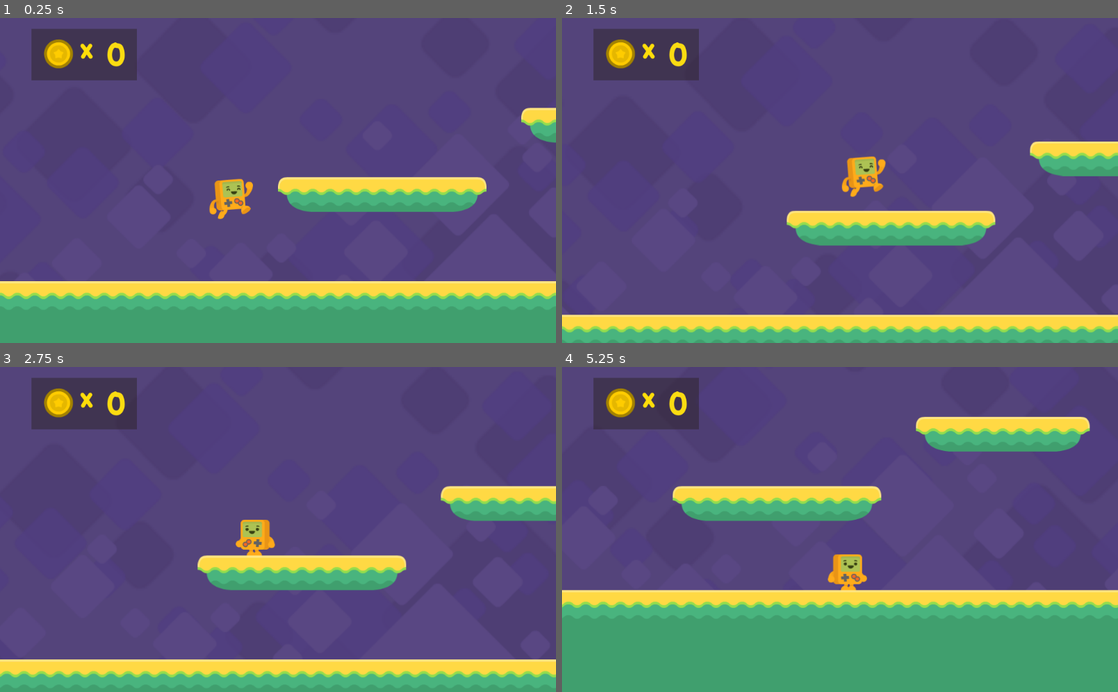
Above: before the commit, frames 1-4 (two rows, left to right).
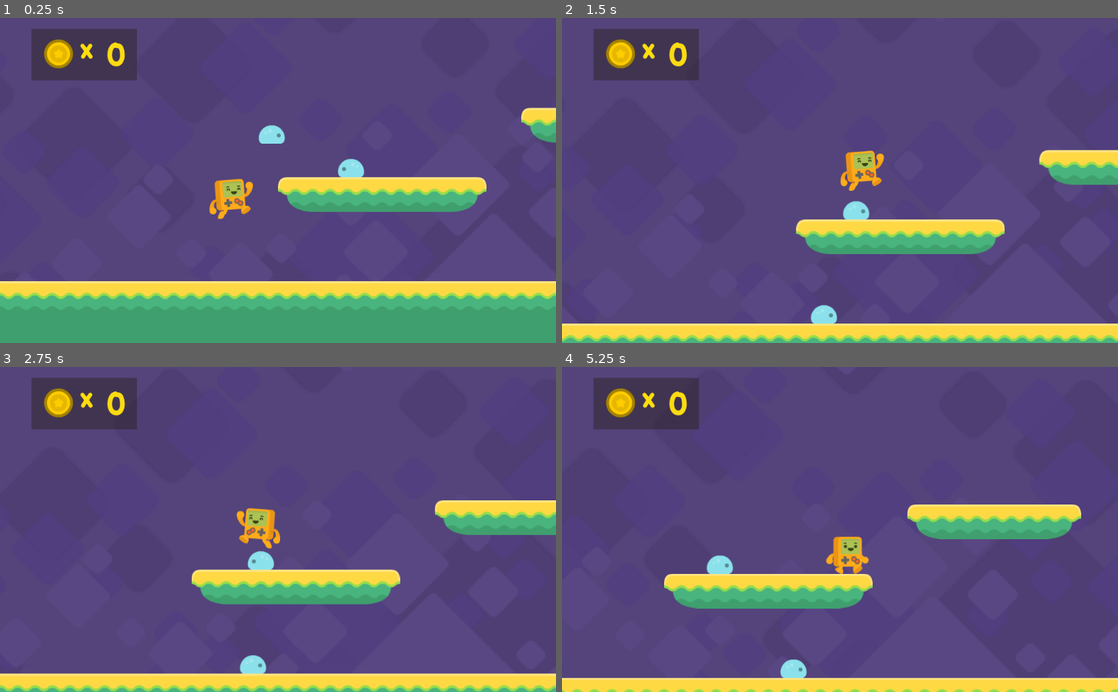
Above: after the commit, the same moments.

Repository: AshishThakur10/Farland
Game: Godot game, scene res://scenes/Levels/Level1.tscn
The game is run twice, just before and just after one commit, with the same random seed, the same clock (stepped at 60 frames per second) and the same inputs. The project has no main scene, so this scene is started directly.
Inputs:
- Up to frame 1 (0.25 s): no input
- Up to frame 2 (1.5 s): hold Right (ui_right) from 0.53 s (still down); tap Up (ui_up) at 0.77 s
- Up to frame 3 (2.75 s): tap Up (ui_up) at 1.52 s; release Right (ui_right) at 2.03 s; hold Left (ui_left) from 2.03 s (still down)
- Up to frame 4 (5.25 s): release Left (ui_left) at 2.78 s; hold Right (ui_right) 2.78-4.28 s; tap Up (ui_up) at 3.02, 3.77, 4.52 s; hold Left (ui_left) 4.28-5.03 s; hold Right (ui_right) from 5.03 s (still down)

The runs differ from the first frame. In frame 1, 0.5% of the frame differs, in the area x 46-66%, y 32-50%; in frame 2, 13%; in frame 3, 18%; in frame 4, 44%, in the area x 0-100%, y 15-100%.

Commit message:
ememy created
ememy created and add some function and othe update

Diff:
--- /dev/null
+++ b/scenes/Instance/enemy.tscn
@@ -0,0 +1,40 @@
+[gd_scene load_steps=7 format=2]
+
+[ext_resource path="res://Assest/enemies-sprites/slimeBlue_blue.png" type="Texture" id=1]
+[ext_resource path="res://Assest/enemies-sprites/slimeBlue.png" type="Texture" id=2]
+[ext_resource path="res://Assest/enemies-sprites/slimeBlue_squashed.png" type="Texture" id=3]
+[ext_resource path="res://scripts/Objects/enemy.gd" type="Script" id=4]
+
+[sub_resource type="SpriteFrames" id=1]
+animations = [ {
+"frames": [ ExtResource( 2 ), ExtResource( 1 ) ],
+"loop": true,
+"name": "crawl",
+"speed": 3.0
+}, {
+"frames": [ ExtResource( 3 ) ],
+"loop": true,
+"name": "squashed",
+"speed": 5.0
+} ]
+
+[sub_resource type="RectangleShape2D" id=2]
+extents = Vector2( 21, 11.759 )
+
+[node name="enemy" type="KinematicBody2D"]
+collision_layer = 16
+collision_mask = 39
+script = ExtResource( 4 )
+
+[node name="AnimatedSprite" type="AnimatedSprite" parent="."]
+frames = SubResource( 1 )
+animation = "crawl"
+
+[node name="CollisionShape2D" type="CollisionShape2D" parent="."]
+position = Vector2( 0, 5.102 )
+shape = SubResource( 2 )
+
+[node name="floor-checker" type="RayCast2D" parent="."]
+enabled = true
+cast_to = Vector2( 0, 20 )
+collision_mask = 2
--- a/scenes/Levels/Level1.tscn
+++ b/scenes/Levels/Level1.tscn
@@ -17,6 +17,7 @@
 [ext_resource path="res://Assest/fonts/BalsamiqSans-Bold.ttf" type="DynamicFontData" id=15]
 [ext_resource path="res://Assest/HUD/coin_gold.png" type="Texture" id=16]
 [ext_resource path="res://scripts/Objects/HUD.gd" type="Script" id=17]
+[ext_resource path="res://scenes/Instance/enemy.tscn" type="PackedScene" id=18]
 
 [sub_resource type="TileSet" id=1]
 0/name = "tileYellow_04.png 0"
@@ -144,6 +145,8 @@
 tile_data = PoolIntArray( 196623, 5, 0, 196624, 2, 0, 196625, 2, 0, 196626, 2, 0, 196627, 6, 0, 327688, 5, 0, 327689, 2, 0, 327690, 2, 0, 327691, 2, 0, 327692, 2, 0, 327693, 6, 0 )
 
 [node name="StaticBody2D" type="StaticBody2D" parent="OneWay"]
+collision_layer = 2
+collision_mask = 59
 
 [node name="CollisionShape2D" type="CollisionShape2D" parent="OneWay/StaticBody2D"]
 visible = false
@@ -264,6 +267,15 @@
 __meta__ = {
 "_edit_use_anchors_": false
 }
+
+[node name="enemies" type="Node2D" parent="."]
+
+[node name="enemy" parent="enemies" instance=ExtResource( 18 )]
+position = Vector2( 488, 201 )
+
+[node name="enemy2" parent="enemies" instance=ExtResource( 18 )]
+position = Vector2( 659, 292 )
+direction = -1
 [connection signal="coin_collected" from="Coins/coin" to="HUD" method="_on_coin_collected"]
 [connection signal="coin_collected" from="Coins/coin2" to="HUD" method="_on_coin_collected"]
 [connection signal="body_entered" from="fallzone" to="player" method="_on_fallzone_body_entered"]
--- /dev/null
+++ b/scripts/Objects/enemy.gd
@@ -0,0 +1,23 @@
+extends KinematicBody2D
+var velocity = Vector2()
+export var direction = 1
+export var detects_cliffs = true
+
+func _ready() -> void:
+	if direction == 1 :
+		$AnimatedSprite.flip_h = true
+	$"floor-checker".position.x = $CollisionShape2D.shape.get_extents().x * direction
+	$"floor-checker".enabled = detects_cliffs
+	pass
+
+func _physics_process(delta: float) -> void:
+	if is_on_wall() or not $"floor-checker".is_colliding() and detects_cliffs and is_on_floor():
+		direction = direction * -1
+		$AnimatedSprite.flip_h = not $AnimatedSprite.flip_h
+		$"floor-checker".position.x = $CollisionShape2D.shape.get_extents().x * direction
+
+	velocity.y += 20
+	velocity.x = 50 * direction
+
+	velocity = move_and_slide(velocity,Vector2.UP)
+	pass
Binary file added: Assest/enemies-sprites/slimeBlue.png
Not shown, added: Assest/enemies-sprites/slimeBlue.png.import
Binary file added: Assest/enemies-sprites/slimeBlue_blue.png
Not shown, added: Assest/enemies-sprites/slimeBlue_blue.png.import
Binary file added: Assest/enemies-sprites/slimeBlue_squashed.png
Not shown, added: Assest/enemies-sprites/slimeBlue_squashed.png.import
Not shown: 1 places in scenes/Levels/Level1.tscn that only renumber resources
